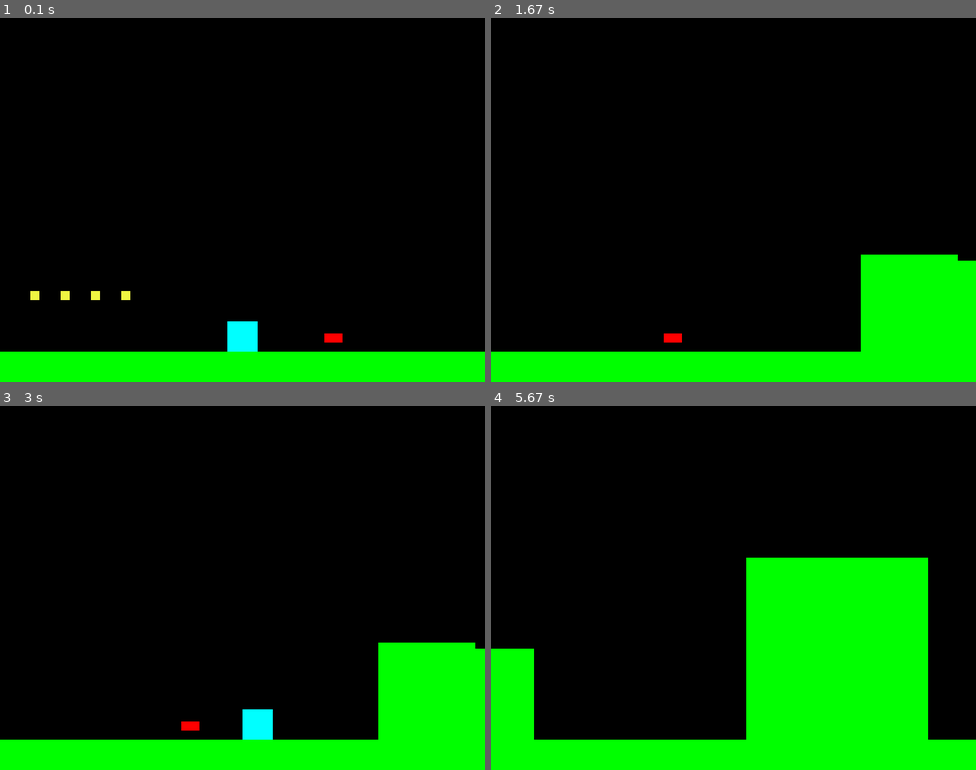
Above: before the commit, frames 1-4 (two rows, left to right).
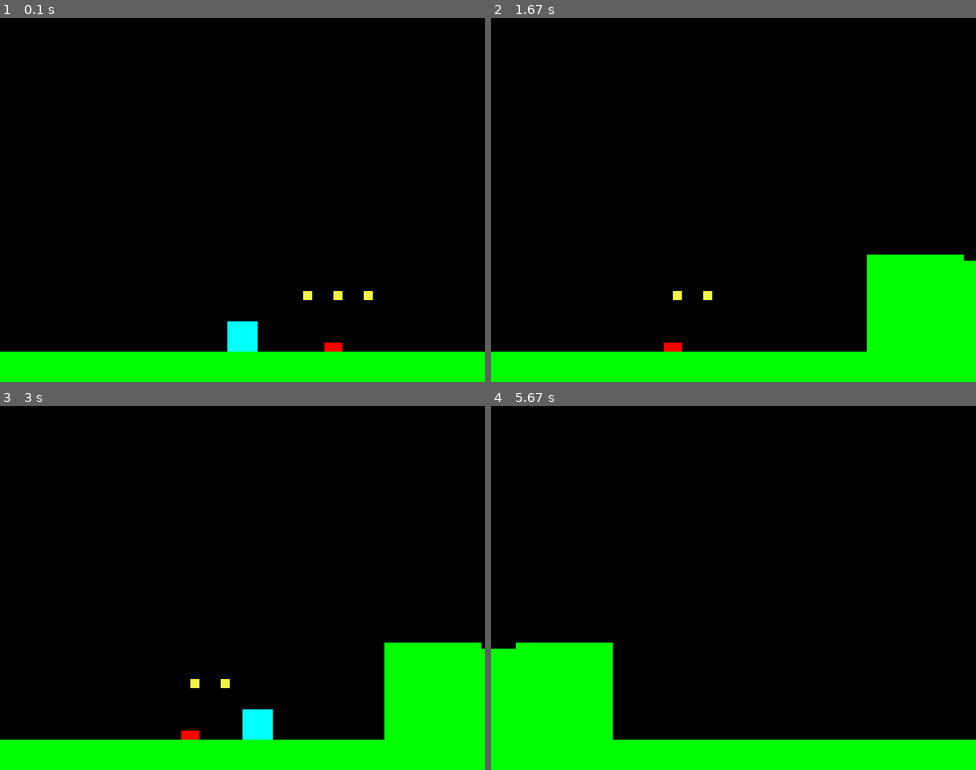
Above: after the commit, the same moments.

Repository: Rundumu/pygame-sonic-clone
Game: pygame game, started from main.py
Two runs of this game, one before a commit and one after it. Both use one fixed random seed, a clock stepped at 60 frames per second and the inputs below.
Inputs:
- Up to frame 1 (0.1 s): no input
- Up to frame 2 (1.67 s): hold Right 0.33-0.8 s; hold Up 0.83-1.13 s; hold Right 1.17-1.63 s
- Up to frame 3 (3 s): hold Left 1.67-2.2 s; hold Down 2.23-2.53 s; hold Left 2.57-2.97 s
- Up to frame 4 (5.67 s): hold Up 3-3.37 s; hold Right 3.4-4.03 s; hold Down 4.07-4.43 s; hold Left 4.47-4.93 s; hold Right 4.97-5.43 s; hold Up from 5.47 s (still down)

The runs differ from the first frame. In frame 1, 0.5% of the frame differs, in the area x 6-77%, y 75-92%; in frame 2, 0.6%; in frame 3, 0.6%; in frame 4, 23%, in the area x 5-91%, y 41-92%.

Commit message:
added ramps and soon rings to map

Diff:
--- a/main.py
+++ b/main.py
@@ -54,14 +54,14 @@
 X3 = 200
 Y3 = HEIGHT - 200
 
-ramp = Ramp(940, HEIGHT - 50, 160, 160)
-ramp2 = Ramp(2500, HEIGHT - 50, 300, 300)
-ramps = pygame.sprite.Group()
-ramps.add(ramp)
-ramps.add(ramp2)
+# ramp = Ramp(940, HEIGHT - 50, 160, 160)
+# ramp2 = Ramp(2500, HEIGHT - 50, 300, 300)
+# ramps = pygame.sprite.Group()
+# ramps.add(ramp)
+# ramps.add(ramp2)
 
 # spikes
-spike = Spike(550, HEIGHT - 65)
+spike = Spike(550, HEIGHT - 50)
 spikes = pygame.sprite.Group()
 spikes.add(spike)
 
@@ -79,8 +79,6 @@
 sprites = pygame.sprite.Group()
 sprites.add(s)
 sprites.add(ground)
-sprites.add(ramp)
-sprites.add(ramp2)
 sprites.add(spike)
 sprites.add(enemy)
 #sprites.add(loop)
@@ -108,6 +106,14 @@
     rings.add(r)
     sprites.add(r)
 
+# ramp sprites
+ramps = pygame.sprite.Group()
+
+for r in RAMP_LIST:
+    r = Ramp(*r)
+    ramps.add(r)
+    sprites.add(r)
+
 # platform sprites
 plats = pygame.sprite.Group()
 
@@ -158,7 +164,7 @@
                 s.vel.x = 0
             if abs(s.pos.x - hit.rect.right) < 10 and s.vel.x < 0:
                 print(hit.rect.x)
-                s.rect.left = (hit.rect.right + 50)
+                s.rect.left = (hit.rect.right + 1)
                 s.pos.x = s.rect.left
                 s.vel.x = 0
             if abs(s.pos.y - hit.rect.top) < 10 and s.vel.y > 0:
@@ -178,12 +184,21 @@
         for hit in ramp_hits:
             rel_x = s.pos.x - hit.rect.x
 
-            pos_height = rel_x + s.rect.width
+            if hit.ramp == 1:
+                pos_height = rel_x + s.rect.width
+                pos_height = min(pos_height, ramp_hits[0].rect.height)
+                pos_height = max(pos_height, 0)
+            elif hit.ramp == 2:
+                pos_height = hit.rect.width - rel_x
+                pos_height = min(pos_height, ramp_hits[0].rect.height)
+                pos_height = max(pos_height, 0)
 
             pos_height = min(pos_height, ramp_hits[0].rect.height)
             pos_height = max(pos_height, 0)
 
-            target_y = ramp_hits[0].rect.y + ramp_hits[0].rect.height - pos_height
+
+
+            target_y = hit.rect.y + hit.rect.height - pos_height
 
             if s.rect.bottom > target_y:
                 s.rect.bottom = target_y
@@ -260,7 +275,6 @@
         window.blit(sprite.image, camera.apply(sprite))
 
 
-
 #TODO: Create a way to dynamically generate platforms
 
     # double buffering
--- a/settings.py
+++ b/settings.py
@@ -29,15 +29,15 @@
 PLATFORM_LIST = [
     (1000, HEIGHT - 200, LARGE),
     (2900, HEIGHT - 300, SMALL),
-    (3000, HEIGHT - 300, SMALL),
-    (3500, HEIGHT - 200, SMALL),
+    (3200, HEIGHT - 400, SMALL),
+    (3500, HEIGHT - 400, SMALL),
     (4000, HEIGHT - 300, MEDIUM),
     (5000, HEIGHT - 200, LARGE),
-    (5500, HEIGHT - 300, SMALL),
-    (6700, HEIGHT - 500, SMALL),
-    (6900, HEIGHT - 300, SMALL),
+    (5500, HEIGHT - 400, SMALL),
+    (6700, HEIGHT - 450, SMALL),
+    (6750, HEIGHT - 250, MEDIUM),
     (7500, HEIGHT - 200, LARGE),
-    (8200, HEIGHT - 300, SMALL),
+    (8000, HEIGHT - 400, SMALL),
     (9000, HEIGHT - 300, SMALL),
     (12000, HEIGHT - 300, MEDIUM),
     (12500, HEIGHT - 300, SMALL),
@@ -47,22 +47,56 @@
 # Ramp properties
 
 RAMP_LIST = [
-    (1000, HEIGHT - 200)
+    (950, HEIGHT - 50, 160, 160, 1),
+    (2050, HEIGHT - 50, 160, 160, 2),
+    (4950, HEIGHT - 50, 160, 160, 1),
+    (6050, HEIGHT - 50, 160, 160, 2),
+    (6850, HEIGHT - 250, 200, 200, 2),
+    (7450, HEIGHT - 50, 160, 160, 1),
+    (8500, HEIGHT - 50, 160, 160, 2),
 ]
+
+
 # Ring properties
-RING_X = 50
+RING_X = 500
 
-RING_LIST = [(RING_X, HEIGHT - 150),
-            ]
+RING_LIST = [
+    (RING_X, HEIGHT - 150),
+    (1500, HEIGHT - 320),
+    (1550, HEIGHT - 320),
+    (1600, HEIGHT - 320),
+    (2920, HEIGHT - 320),
+    (2940, HEIGHT - 320),
+    (2960, HEIGHT - 320),
+    (3230, HEIGHT - 420),
+    (3255, HEIGHT - 420),
+    (3280, HEIGHT - 420),
+    (3520, HEIGHT - 420),
+    (3550, HEIGHT - 420),
+    (3580, HEIGHT - 420),
+    (4020, HEIGHT - 320),
+    (4100, HEIGHT - 320),
+    (4180, HEIGHT - 320),
+    (5520, HEIGHT - 420),
+    (5550, HEIGHT - 420),
+    (5580, HEIGHT - 420),
+    (6720, HEIGHT - 470),
+    (6750, HEIGHT - 470),
+    (6780, HEIGHT - 470),
+    (8020, HEIGHT - 420),
+    (8050, HEIGHT - 420),
+    (8080, HEIGHT - 420),
+    ]
 
 ring_offset = 50
 
-iter_count = 0
-
-for i in range(3):
+for i in range(2):
     RING_LIST.append((RING_X + ring_offset, HEIGHT - 150))
     ring_offset += 50
 
+
+# Spike properties
+SPIKE_LIST = []
 
 # Player properties
 HALF_P_WIDTH = 25
--- a/sprites.py
+++ b/sprites.py
@@ -51,8 +51,9 @@
 
         # if self.pos.x > WIDTH:
         #     self.pos.x = 0
-        # if self.pos.x < 0:
-        #     self.pos.x = WIDTH
+        if self.pos.x < 0:
+            self.rect.left = 0
+            self.pos.x = self.rect.left
 
         self.rect.midbottom = self.pos
 
@@ -90,13 +91,14 @@
 
 class Ramp(pygame.sprite.Sprite):
 
-    def __init__(self, x, y, width, height):
+    def __init__(self, x, y, width, height, ramp=0):
         pygame.sprite.Sprite.__init__(self)
         self.image = pygame.Surface((width, height))
         self.image.fill(GREEN)
         #self.image.set_alpha(0)
         self.rect = self.image.get_rect()
         self.rect.midbottom = (x, y)
+        self.ramp = ramp
         self.x1, self.y1 = self.rect.bottomleft
         self.x2, self.y2 = self.rect.topright
         self.x3, self.y3 = self.rect.bottomright
